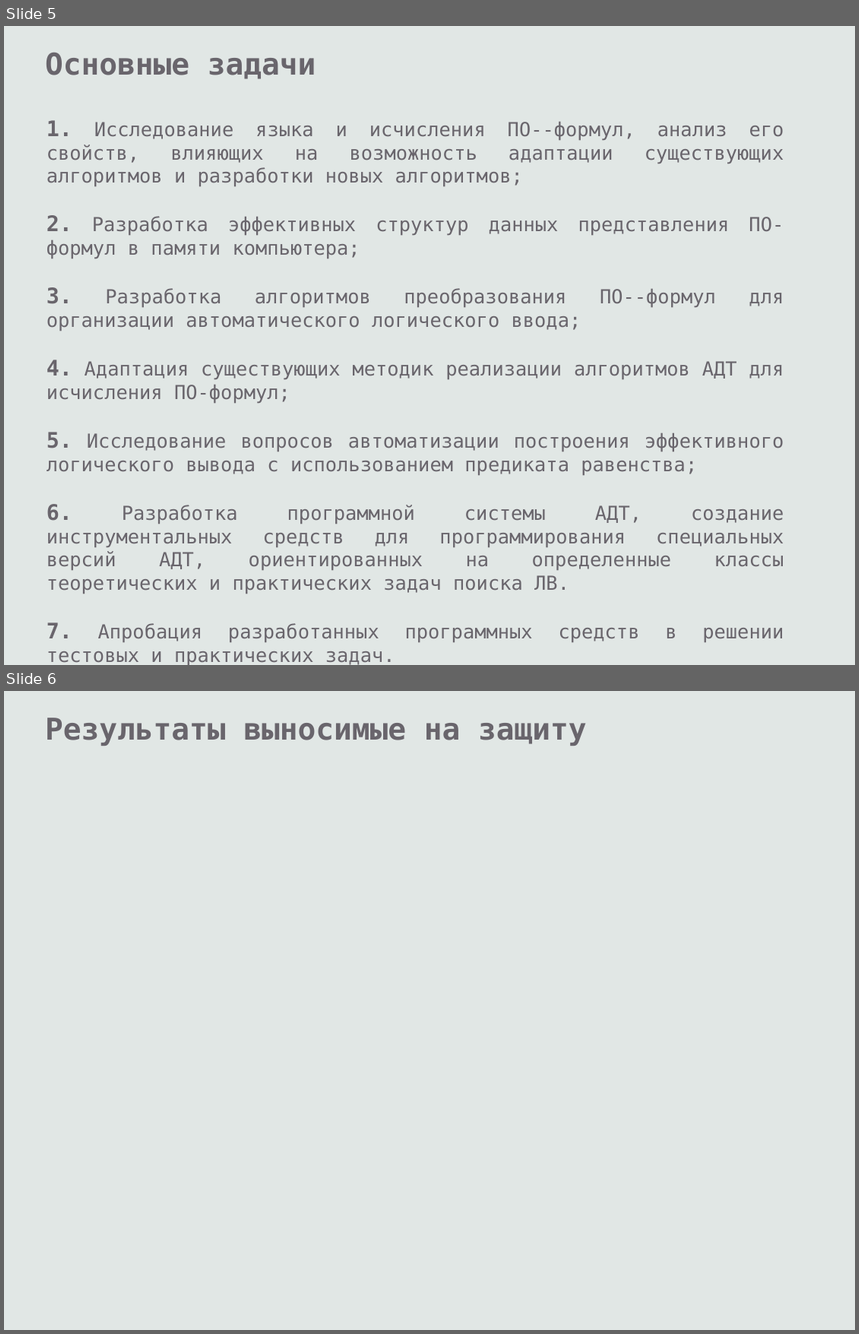
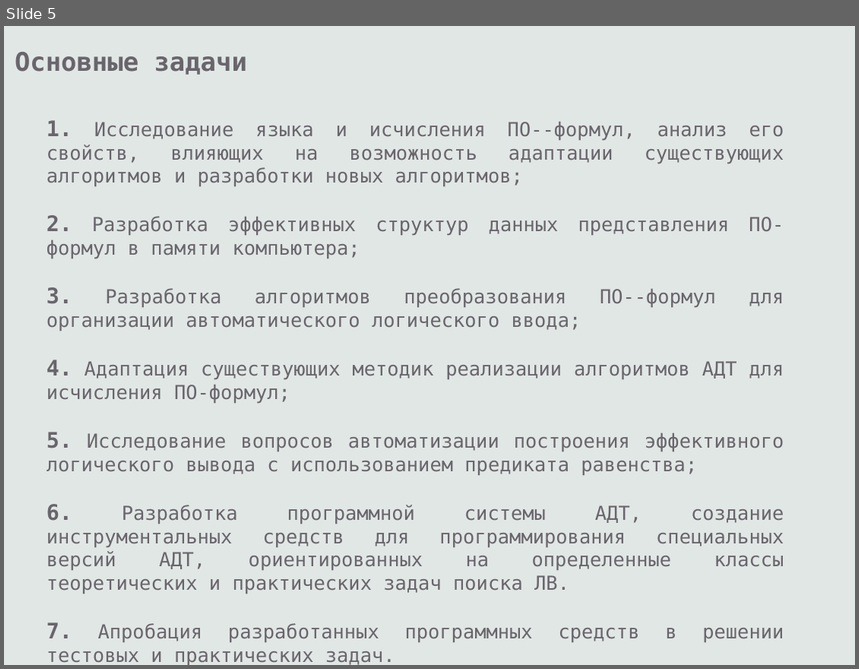
Before and after one commit to eugeneai/prisnif, a slide deck: brick/pres/pacman.odp. Shown one above the other, each under a label of ours: slides 5 and 6 before the commit, slide 5 after it. The pictures are 859x1334 and 859x669 pixels, drawn with LibreOffice and Linux fonts; fonts in the diff are those of the drawing. Boxes give left, top, right and bottom in pixels: in the first picture for what was removed or moved away, otherwise in the second. Text is boxed around its words. In the diff, an @@ line names an element or a change of style, - is before the commit and + after.

```diff
--- a/brick/pres/pacman.odp
+++ b/brick/pres/pacman.odp
@@ slide 6 removed at [4, 691, 855, 1330], background #E1E7E5 @@
@@ text removed at [45, 718, 587, 746] @@
-Результаты выносимые на защиту
@@ slide 5 changed as well @@
@@ text "Основные задачи": place and size @@
-text "Основные задачи" at [45, 52, 316, 79]
+text "Основные задачи" at [15, 52, 247, 75]
@@ text "Основные задачи" at [15, 52, 247, 75]: size 28 to 24 pt @@
```
Also in this commit, not shown: 8 other slides changed, 9 slides added, 6 other slides removed, 1 other file.
